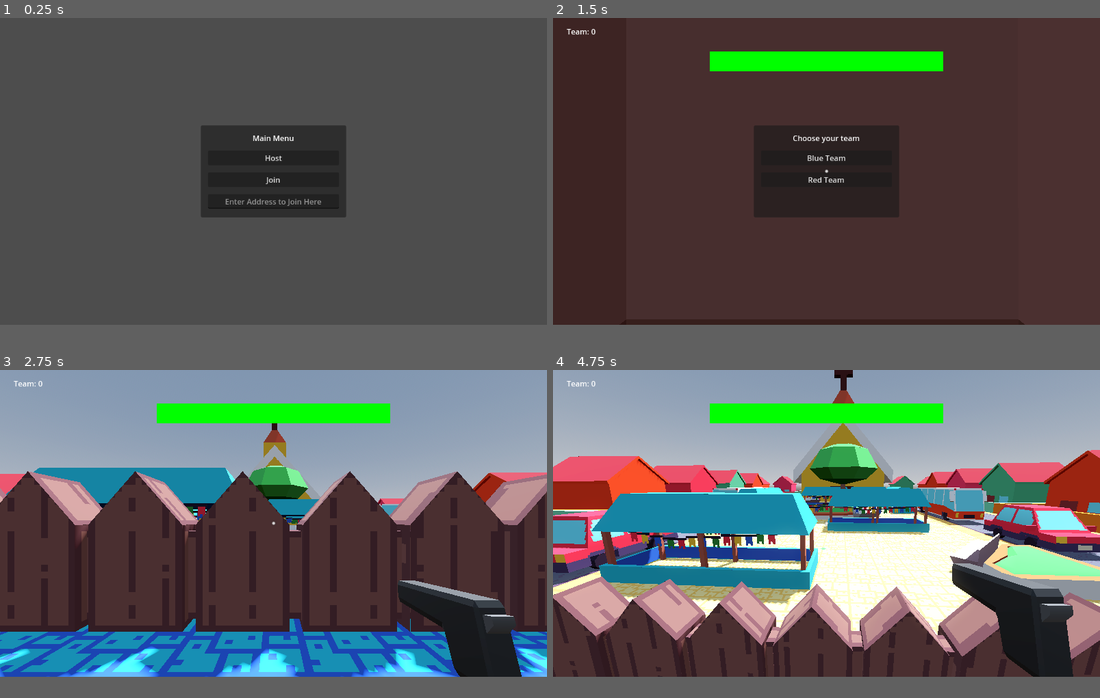
Above: before the commit, frames 1-4 (two rows, left to right).
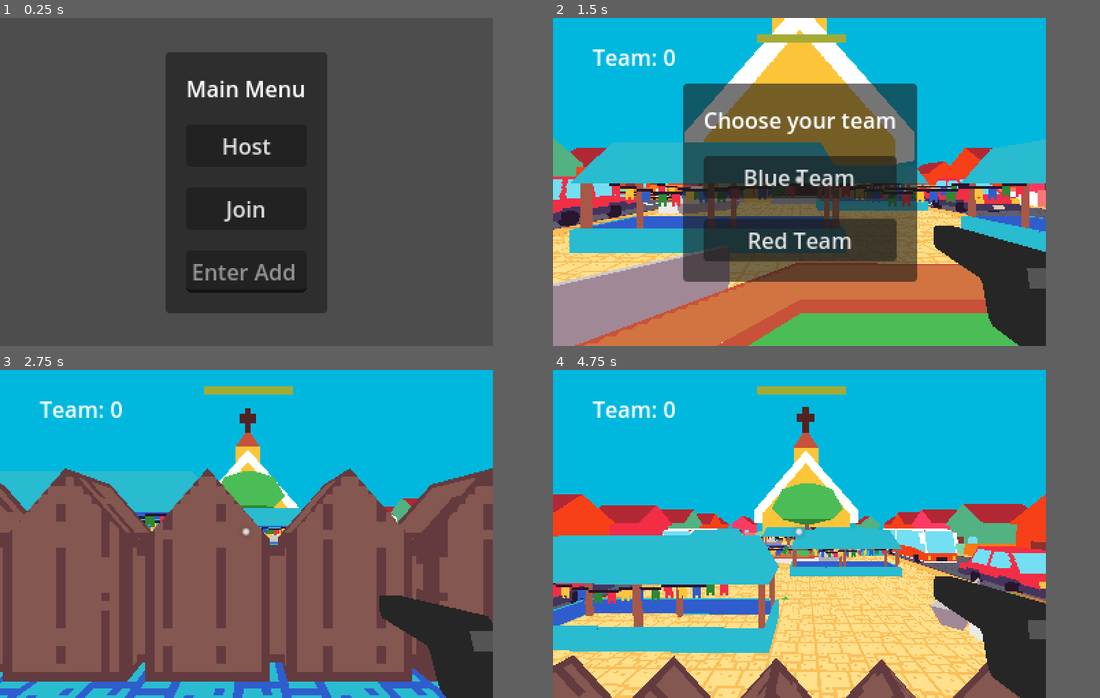
Above: after the commit, the same moments.

Repository: vitorsti/estalinhofps
Game: Godot game, scene res://world.tscn
Same seed, same stepped clock (60 frames per second), same inputs: the game is played once before the commit and once after it.
Inputs (mouse positions are in pixels of both pictures, inside the frame that each line leads up to):
- Up to frame 1 (0.25 s): no input
- Up to frame 2 (1.5 s): tap Enter (ui_accept) at 0.5, 0.77 s; move the mouse to (946, 155) at 0.52 s; hold D (right) 0.53-1.25 s; tap 1 (blue) at 0.6 s; click "Host" at 1.25 s
- Up to frame 3 (2.75 s): click "Blue Team" at 2 s
- Up to frame 4 (4.75 s): move the mouse to (799, 524) at 2.77 s; hold Up (ui_up) from 2.78 s (still down); tap 0 (neutral) at 2.85 s; tap Enter (ui_accept) at 3.02, 4.52 s; move the mouse to (837, 517) at 3.52 s; tap 2 (red) at 3.6 s; move the mouse to (821, 527) at 4.27 s; click (821, 527) at 4.35 s
In our replay, the window is 799x449 before the commit and 720x480 after it. These sizes can differ from the game's own. Grey fills any space a smaller window leaves; there, only what the larger window draws over its background counts as a difference.

The runs differ from the first frame. In frame 1, 18% of the frame differs, in the area x 30-64%, y 10-90%; in frame 2, 82%; in frame 3, 92%; in frame 4, 94%, in the area x 0-100%, y 0-100%.
Error before the commit: Assertion failed: UPNP Discover Failed! Error 24 (res://world.gd:80)
Error after the commit: Assertion failed: UPNP Discover Failed! Error 24 (res://world.gd:83)

Commit message:
bkup

Diff:
--- a/player.tscn
+++ b/player.tscn
@@ -12,6 +12,12 @@
 orientation = 2
 
 [sub_resource type="CapsuleShape3D" id="CapsuleShape3D_67y6s"]
+
+[sub_resource type="Environment" id="Environment_kvqfg"]
+background_mode = 1
+background_color = Color(9.62615e-07, 0.723145, 0.869137, 1)
+ambient_light_source = 2
+ambient_light_color = Color(1, 1, 1, 1)
 
 [sub_resource type="Gradient" id="Gradient_cfnn0"]
 offsets = PackedFloat32Array(0, 0.141221, 1)
@@ -201,7 +207,8 @@
 shape = SubResource("CapsuleShape3D_67y6s")
 
 [node name="Camera3D" type="Camera3D" parent="."]
-transform = Transform3D(1, 0, 0, 0, 1, 0, 0, 0, 1, 0, 1.51306, 0)
+transform = Transform3D(1, 0, 0, 0, 1, 0, 0, 0, 1, -0.0146427, 1.53683, -0.361244)
+environment = SubResource("Environment_kvqfg")
 
 [node name="Pistol" parent="Camera3D" instance=ExtResource("2_4esil")]
 transform = Transform3D(1, 0, 0, 0, 1, 0, 0, 0, 1, 0.5, -0.25, -0.5)
--- a/project.godot
+++ b/project.godot
@@ -14,6 +14,13 @@
 run/main_scene="res://world.tscn"
 config/features=PackedStringArray("4.2", "Forward Plus")
 config/icon="res://icon.svg"
+
+[display]
+
+window/size/viewport_width=360
+window/size/viewport_height=240
+window/size/mode=3
+window/stretch/mode="viewport"
 
 [input]
 
--- a/world.gd
+++ b/world.gd
@@ -13,8 +13,11 @@
 
 const Player = preload("res://player.tscn")
 const PORT = 9999
+#enable line under to build for windowws
 var enet_peer = ENetMultiplayerPeer.new()
 
+#enable line uunder to build for web
+#var enet_peer = WebSocketMultiplayerPeer.new()
 func _unhandled_input(event):
 	if Input.is_action_just_pressed("quit"):
 		get_tree().quit()
@@ -40,7 +43,7 @@
 	main_menu.hide()
 	#chooseTeamScreen.show
 	hud.show()
-
+	#enet_peer.
 	enet_peer.create_client(address_entry.text, PORT)
 	multiplayer.multiplayer_peer = enet_peer
 
--- a/world.tscn
+++ b/world.tscn
@@ -18,10 +18,10 @@
 glow_enabled = true
 
 [sub_resource type="StyleBoxFlat" id="StyleBoxFlat_ujyws"]
-bg_color = Color(1, 0.117647, 0, 1)
+bg_color = Color(1, 0.302226, 0.215759, 1)
 
 [sub_resource type="StyleBoxFlat" id="StyleBoxFlat_cmecq"]
-bg_color = Color(0.00392157, 1, 0, 1)
+bg_color = Color(0.641981, 0.672199, 0.206701, 1)
 
 [node name="World" type="Node" node_paths=PackedStringArray("red_team_spawn", "blue_team_spawn")]
 script = ExtResource("1_6tkge")
@@ -30,6 +30,7 @@
 
 [node name="DirectionalLight3D" type="DirectionalLight3D" parent="."]
 transform = Transform3D(-0.866025, -0.433013, 0.25, 0, 0.5, 0.866025, -0.5, 0.75, -0.433013, 0, 0, 0)
+visible = false
 shadow_enabled = true
 
 [node name="WorldEnvironment" type="WorldEnvironment" parent="."]
@@ -135,9 +136,15 @@
 
 [node name="TextureRect" type="TextureRect" parent="CanvasLayer/HUD"]
 layout_mode = 1
-anchors_preset = 15
-anchor_right = 1.0
-anchor_bottom = 1.0
+anchors_preset = 8
+anchor_left = 0.5
+anchor_top = 0.5
+anchor_right = 0.5
+anchor_bottom = 0.5
+offset_left = -567.0
+offset_top = -330.0
+offset_right = -55.0
+offset_bottom = 625.0
 grow_horizontal = 2
 grow_vertical = 2
 scale = Vector2(0.03, 0.03)
@@ -147,15 +154,14 @@
 
 [node name="HealthBar" type="ProgressBar" parent="CanvasLayer/HUD"]
 layout_mode = 1
-anchors_preset = 15
-anchor_right = 1.0
-anchor_bottom = 1.0
-offset_left = 330.0
-offset_top = 70.0
-offset_right = -330.0
-offset_bottom = -536.0
+anchors_preset = 5
+anchor_left = 0.5
+anchor_right = 0.5
+offset_left = -31.0
+offset_top = 12.0
+offset_right = 34.0
+offset_bottom = 18.0
 grow_horizontal = 2
-grow_vertical = 2
 theme_override_styles/background = SubResource("StyleBoxFlat_ujyws")
 theme_override_styles/fill = SubResource("StyleBoxFlat_cmecq")
 max_value = 3.0
Not shown: 1 places in player.tscn that only renumber resources
